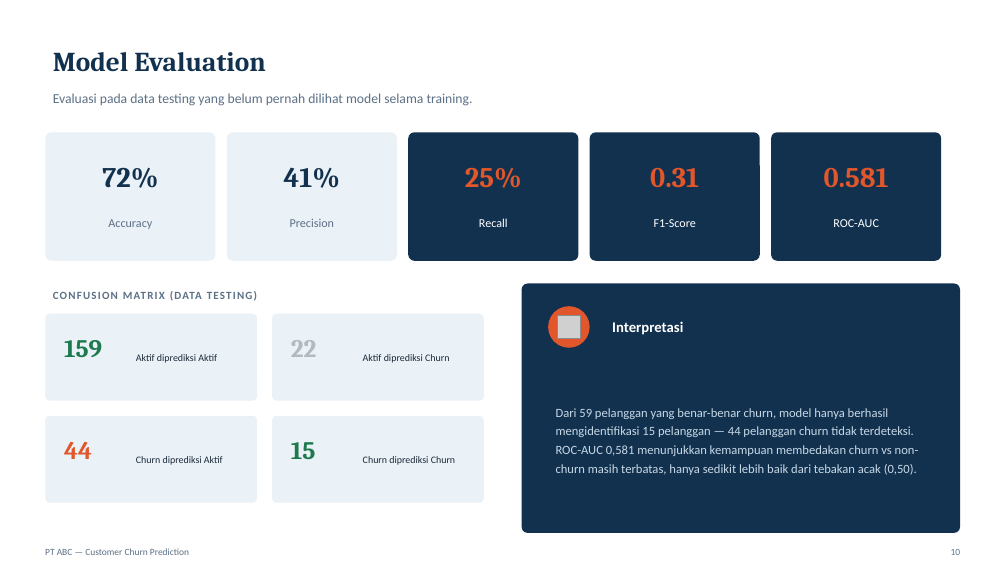
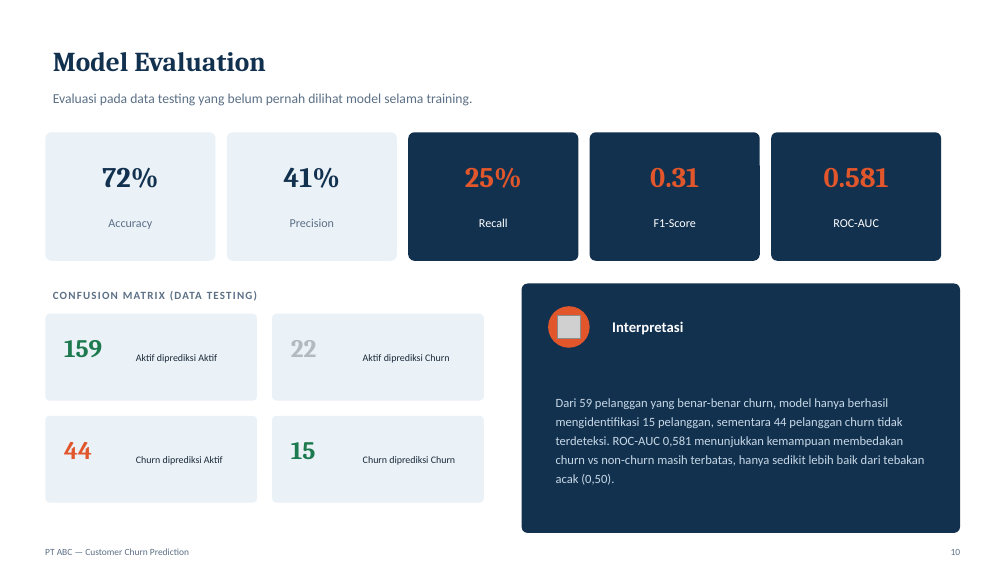
Before and after one commit to mieffarohi/customer-churn-prediction, a slide deck: slide 10 of Customer Churn Prediction - PT ABC.pptx. Drawn at 1008x567 pixels with LibreOffice and Linux fonts; fonts in the diff are those of the drawing; grey boxes stand for pictures. Boxes give left, top, right and bottom in pixels: in the first picture for what was removed or moved away, otherwise in the second. Text is boxed around its words. In the diff, an @@ line names an element or a change of style, - is before the commit and + after.

```diff
--- a/Customer Churn Prediction - PT ABC.pptx
+++ b/Customer Churn Prediction - PT ABC.pptx
@@ text at (556, 398, 924, 485): text changed @@
-Dari 59 pelanggan yang benar-benar churn, model hanya berhasil mengidentifikasi 15 pelanggan — 44 pelanggan churn tidak terdeteksi. ROC-AUC 0,581 menunjukkan kemampuan membedakan churn vs non-churn masih terbatas, hanya sedikit lebih baik dari tebakan acak (0,50).
+Dari 59 pelanggan yang benar-benar churn, model hanya berhasil mengidentifikasi 15 pelanggan, sementara 44 pelanggan churn tidak terdeteksi. ROC-AUC 0,581 menunjukkan kemampuan membedakan churn vs non-churn masih terbatas, hanya sedikit lebih baik dari tebakan acak (0,50).
```
Also in this commit, not shown: 9 other slides changed.
